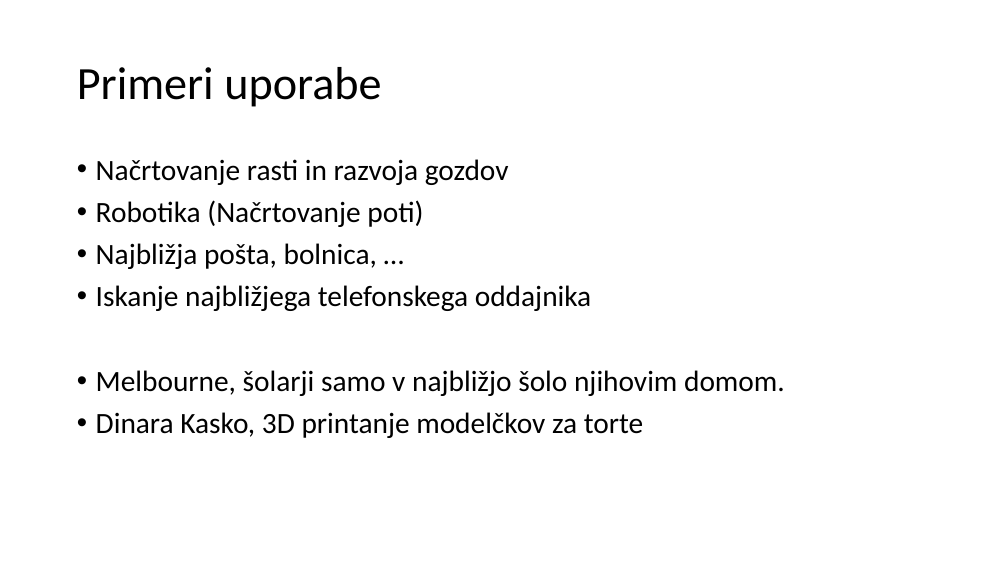
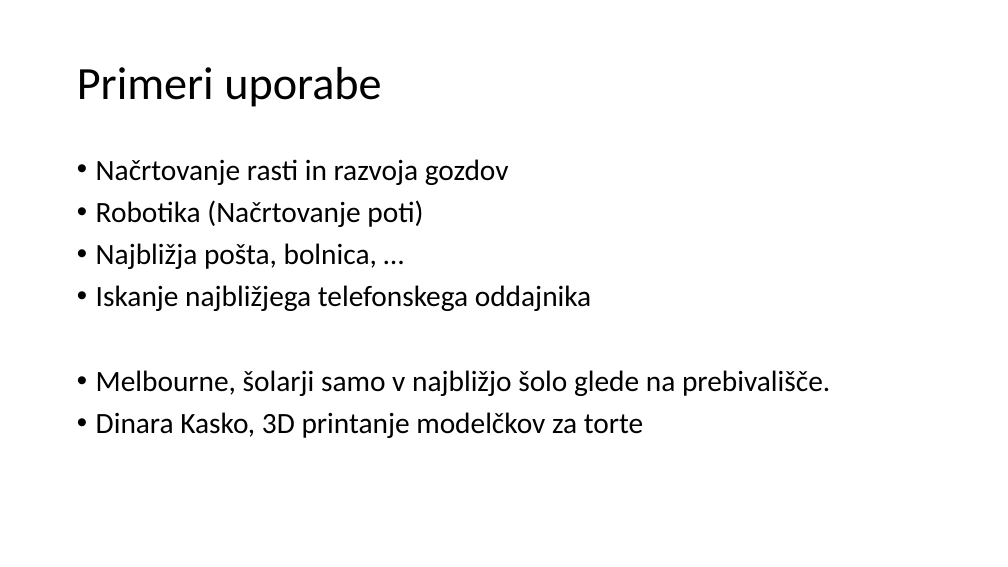
Before and after one commit to 15minutOdmora/voronoi_diagram, a slide deck: slide 19 of predstavitev/Vornoievi_diagrami.pptx. Drawn at 1008x567 pixels with LibreOffice and Linux fonts; fonts in the diff are those of the drawing. Boxes give left, top, right and bottom in pixels: in the first picture for what was removed or moved away, otherwise in the second. Text is boxed around its words. In the diff, an @@ line names an element or a change of style, - is before the commit and + after.

```diff
--- a/predstavitev/Vornoievi_diagrami.pptx
+++ b/predstavitev/Vornoievi_diagrami.pptx
@@ text at (x1=96, y1=370, x2=830, y2=396): text changed @@
-• Melbourne, šolarji samo v najbližjo šolo njihovim domom.
+• Melbourne, šolarji samo v najbližjo šolo glede na prebivališče.
```
Also in this commit, not shown: 5 other slides changed.
